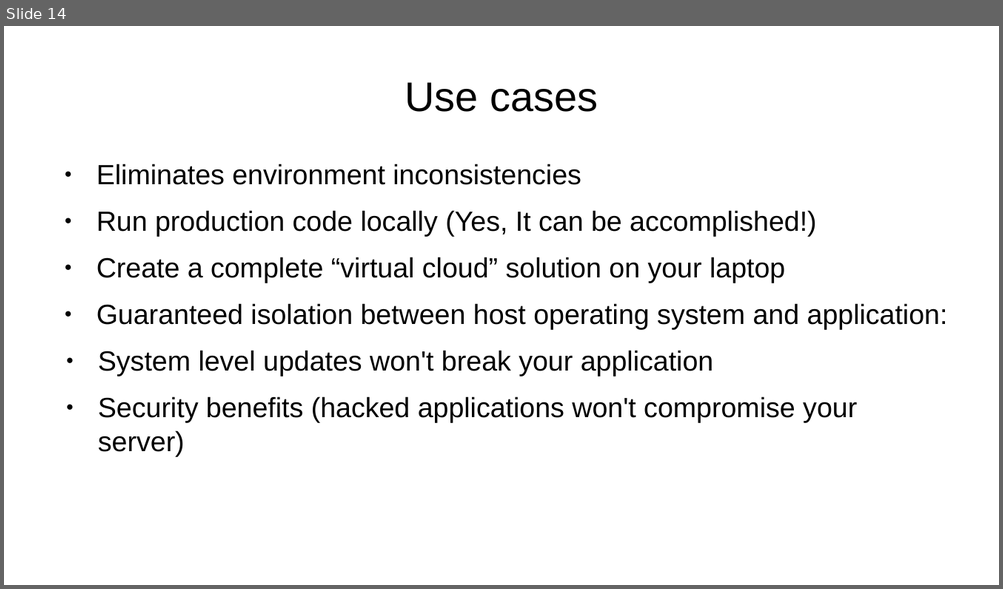
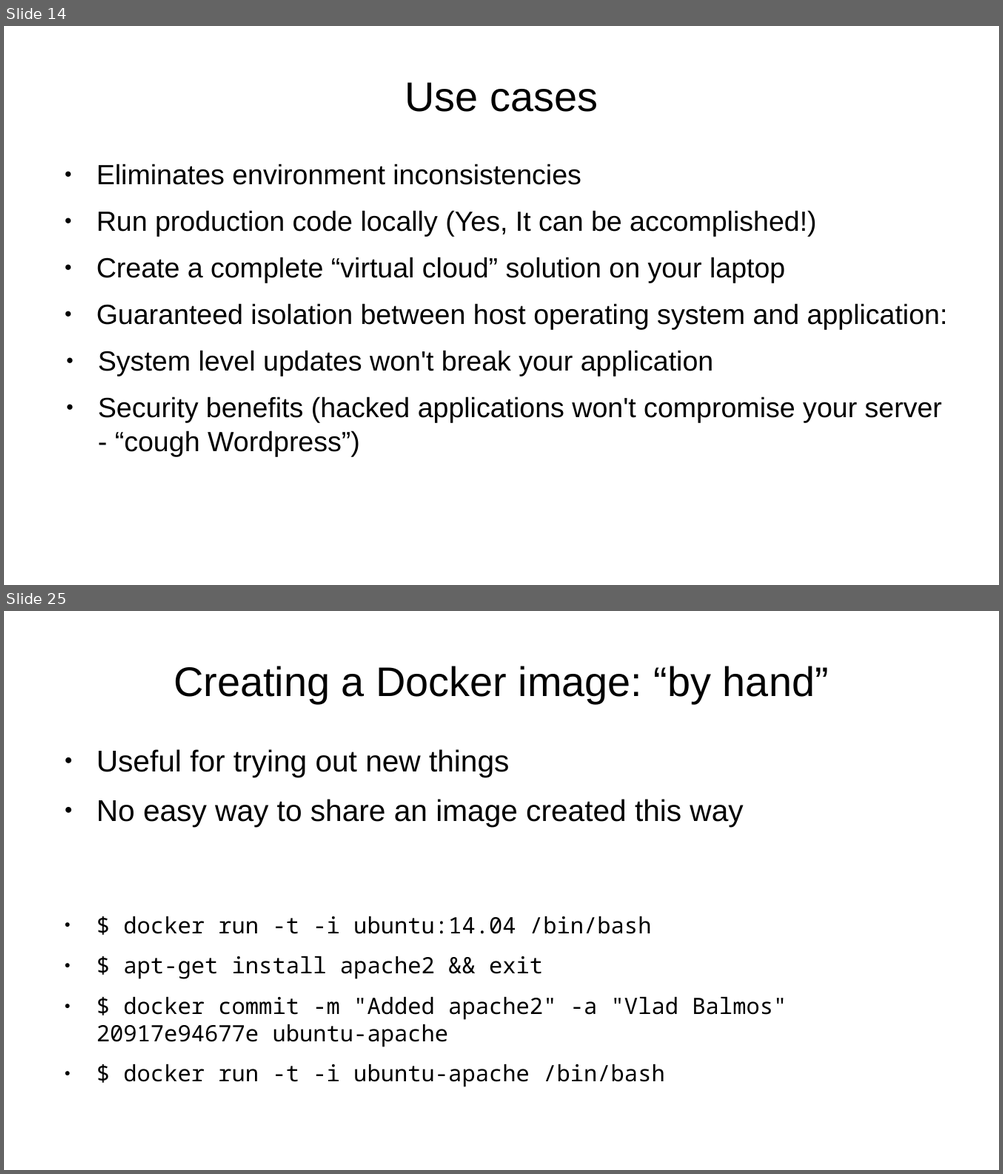
Before and after one commit to vladbalmos/docker-presentation, a slide deck: docker.odp. Shown one above the other, each under a label of ours: slide 14 before the commit, slides 14 and 25 after it; the slides between them are not shown. The pictures are 1003x589 and 1003x1174 pixels, drawn with LibreOffice and Linux fonts; fonts in the diff are those of the drawing. Boxes give left, top, right and bottom in pixels: in the first picture for what was removed or moved away, otherwise in the second. Text is boxed around its words. In the diff, an @@ line names an element or a change of style, - is before the commit and + after.

```diff
--- a/docker.odp
+++ b/docker.odp
@@ slide 25 added at [4, 611, 999, 1170], background #FFFFFF @@
@@ title added at [173, 666, 828, 703], 33 pt, text #000000 @@
+Creating a Docker image: “by hand”
@@ text added at [96, 749, 743, 826], 24 pt, text #000000 @@
+● Useful for trying out new things
+● No easy way to share an image created this way
@@ text added at [96, 917, 786, 1088], 18 pt, text #000000 @@
+● $ docker run -t -i ubuntu:14.04 /bin/bash
+● $ apt-get install apache2 && exit
+● $ docker commit -m "Added apache2" -a "Vlad Balmos" 20917e94677e ubuntu-apache
+● $ docker run -t -i ubuntu-apache /bin/bash
@@ slide 14 changed as well @@
@@ text at [98, 397, 942, 457]: text changed @@
-● Security benefits (hacked applications won't compromise your server)
+● Security benefits (hacked applications won't compromise your server - “cough Wordpress”)
```
Also in this commit, not shown: 1 other slide changed, 12 other slides added, 1 slide removed, 2 other files.
